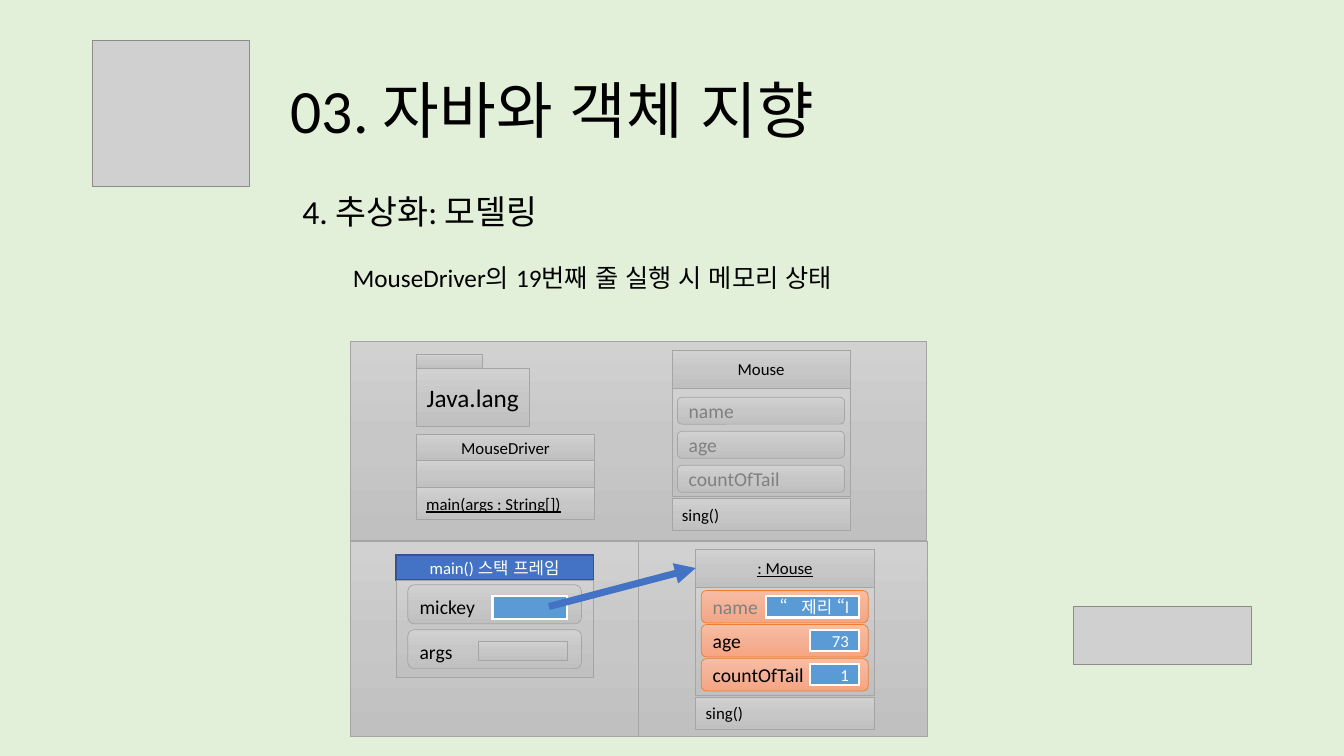
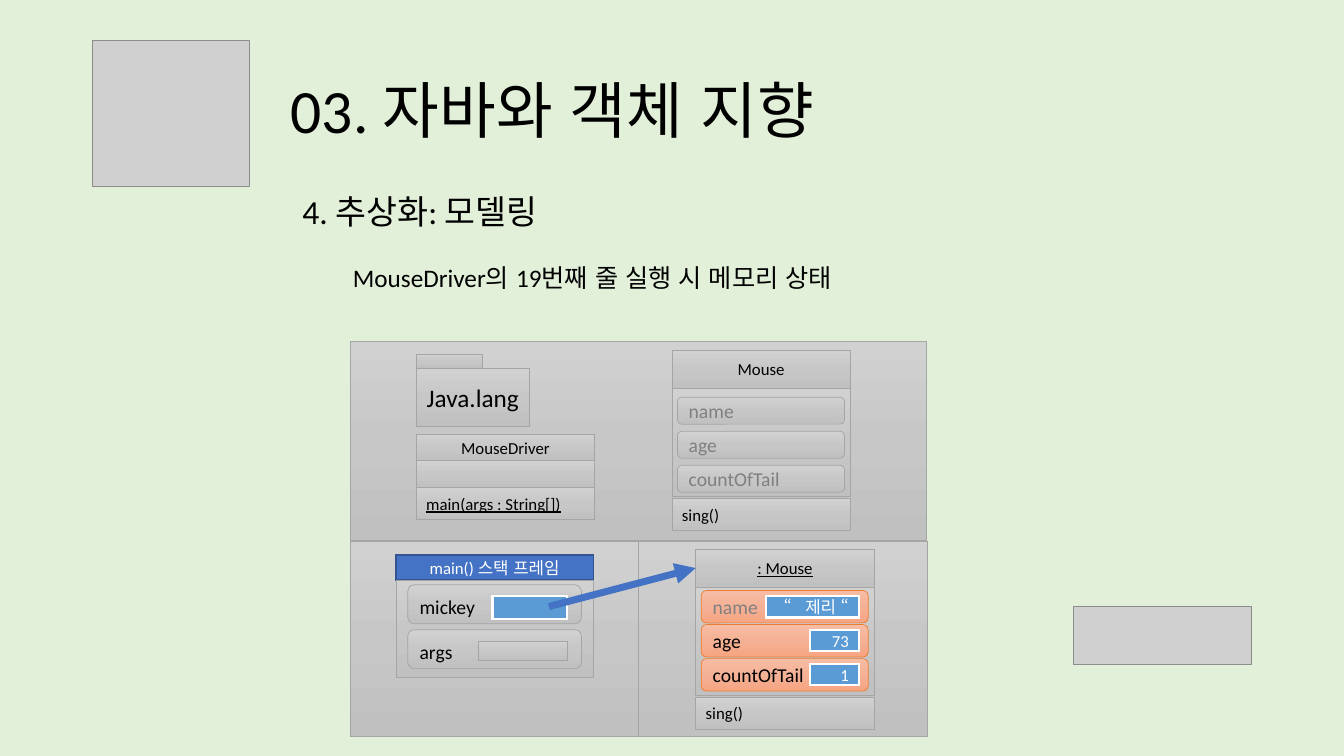
Before and after one commit to mazdah/HTTPTest, a slide deck: slide 75 of docs/스프링 입문을 위한 객체 지향의 원리와 이해 .pptx. Drawn at 1344x756 pixels with LibreOffice and Linux fonts; fonts in the diff are those of the drawing; grey boxes stand for pictures. Boxes give left, top, right and bottom in pixels: in the first picture for what was removed or moved away, otherwise in the second. Text is boxed around its words. In the diff, an @@ line names an element or a change of style, - is before the commit and + after.

```diff
--- a/docs/스프링 입문을 위한 객체 지향의 원리와 이해 .pptx
+++ b/docs/스프링 입문을 위한 객체 지향의 원리와 이해 .pptx
@@ text in rectangle at (x1=805, y1=596, x2=836, y2=618): text changed @@
-“ 제리 “l
+“ 제리 “
```
Also in this commit, not shown: 1 other slide changed, 4 slides added.
